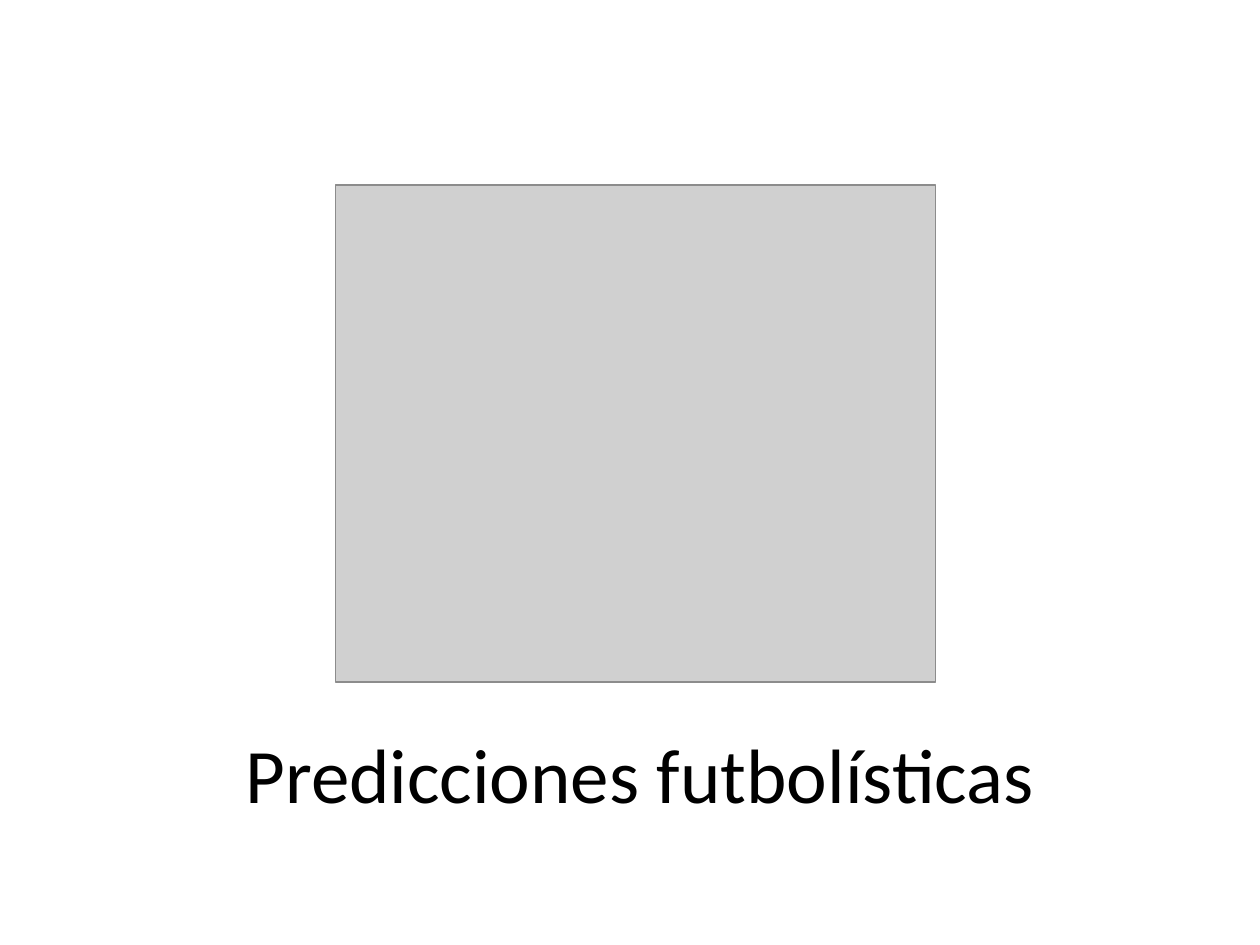
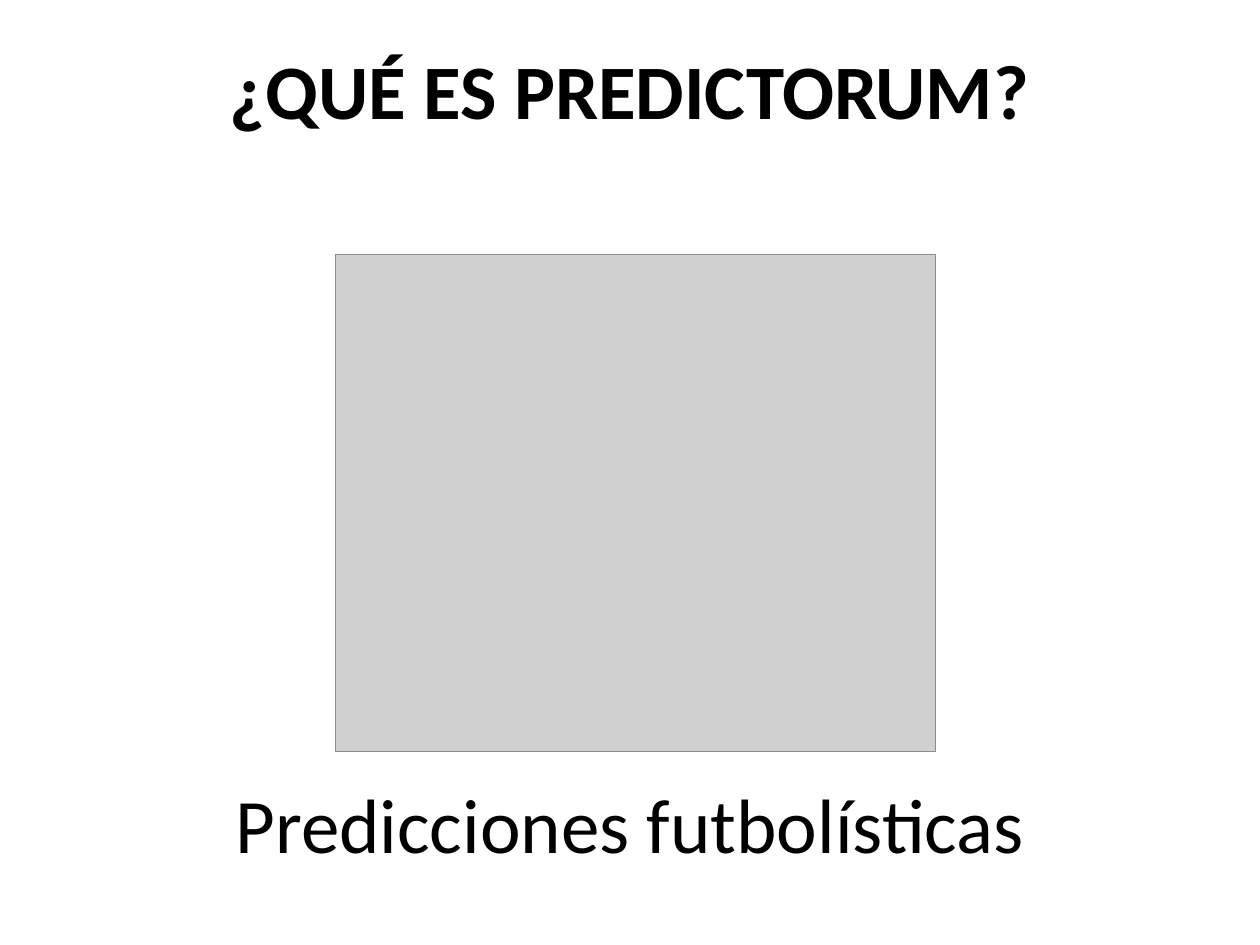
Before and after one commit to thedarkfather/TFG, a slide deck: slide 5 of Docs/Presentación.pptx. Drawn at 1260x945 pixels with LibreOffice and Linux fonts; fonts in the diff are those of the drawing; grey boxes stand for pictures. Boxes give left, top, right and bottom in pixels: in the first picture for what was removed or moved away, otherwise in the second. Text is boxed around its words. In the diff, an @@ line names an element or a change of style, - is before the commit and + after.

```diff
--- a/Docs/Presentación.pptx
+++ b/Docs/Presentación.pptx
@@ text added at <box>230,55,1029,132</box>, 44 pt, text #000000, bold @@
+¿QUÉ ES PREDICTORUM?
@@ picture: place and size @@
-picture at <box>335,185,935,682</box>
+picture at <box>335,255,935,751</box>
@@ text "Predicciones futbolísticas": place and size @@
-text "Predicciones futbolísticas" at <box>245,749,1034,804</box>
+text "Predicciones futbolísticas" at <box>236,799,1024,854</box>
```
Also in this commit, not shown: 3 other slides changed, 1 slide added, 1 slide removed.
